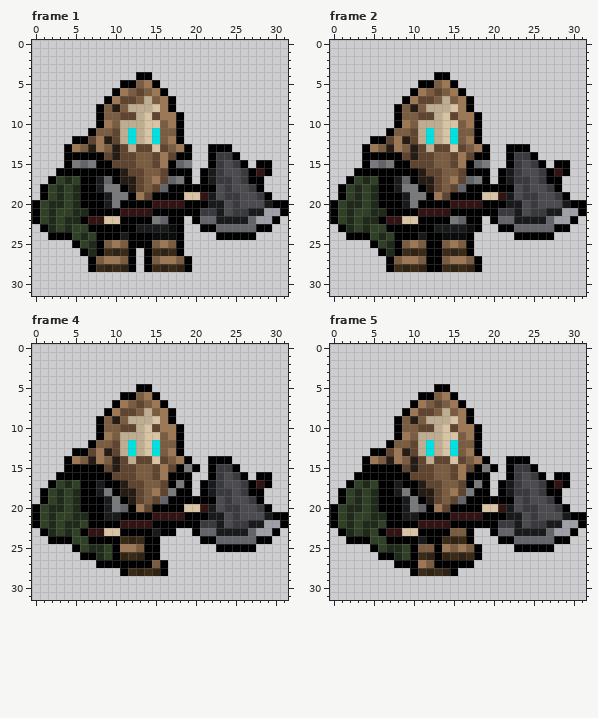
A pixel-art file gets an edit: ResourceFiles/Images/Sprites/player/Walk_right.ase. The first picture shows the starting point.
32x32 pixels, 6 frames. Colours within 5 levels of each other are drawn and written as one. Shown: frame 1, frame 2, frame 4, frame 5. The commit also changed other frames, which this record leaves out.
Once edited:
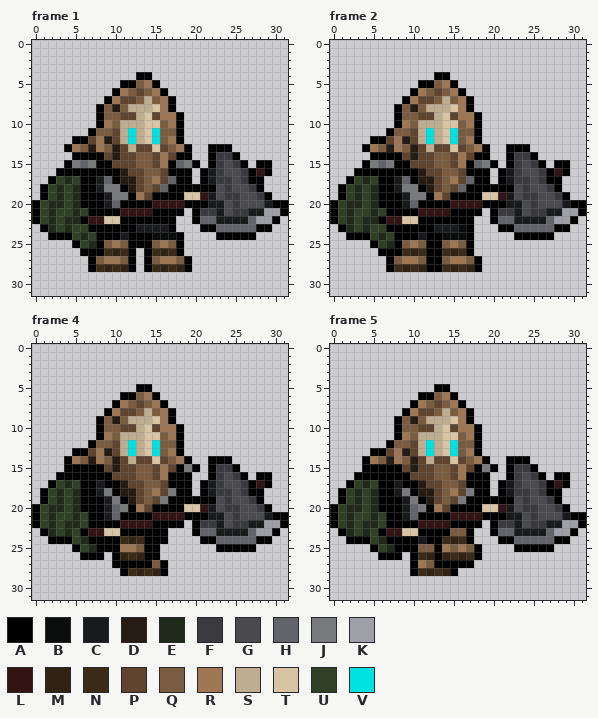
Palette (. is transparent): A #000000  B #0b0c0c  C #191a1c  D #261c13  E #1f2a1a  F #3b3a3f  G #4b4a4f  H #636469  J #797a7c  K #9f9fa8  L #311413  M #302314  N #3a2a18  P #5f442f  Q #7a5c41  R #9e7755  S #bead91  T #d8c3a4  U #304026  V #00e2e2
What changed:
layer "Armor" added
layer "Legs" added
layer "Layer" removed
layer "Layer 1" removed
Changed rows in their new state; - is an unchanged pixel.
Frame 1:
first column x 4:
14 .----------------
15 ----------------A
17 --------------A--
20 ------H----------
21 --U------------.-
22 -----------AA-.--
23 -------------A.--
26 ---A-------------
Frame 2:
first column x 4:
14 .----------------
15 ----------------A
17 --------------A--
20 ------H----------
21 --U------------.-
22 -----------AA-.--
23 ------------BA.--
26 ---A-------------
Frame 4:
first column x 6:
17 ------------A-
19 ----------J---
20 ----HJ--------
21 U---H---------
22 -------------.
23 ---------A-.--
24 E---------A---
25 --AA----------
26 --A.----------
27 --..----------
Frame 5:
first column x 6:
17 ------------A-
19 ----------J---
20 ----HJ--------
21 U---H---------
22 -------------.
24 E-------------
25 --AA----------
26 --A.----------
27 --..----------
